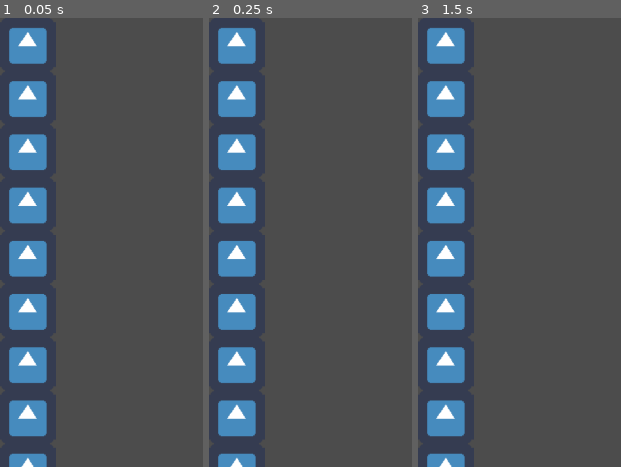
Above: before the commit, frames 1-3 (left to right).
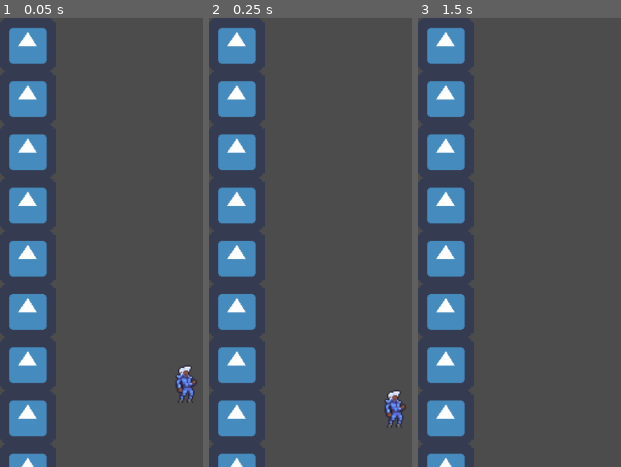
Above: after the commit, the same moments.

Repository: AspireToDev/Final-Project-Game-Jam
Game: Godot game, scene res://Game.tscn
Same seed, same stepped clock (60 frames per second), same inputs: the game is played once before the commit and once after it. The engine's default icon, where the game draws it, is replaced by a stand-in: a white triangle on a blue panel in a dark square.
Inputs:
- Up to frame 1 (0.05 s): no input
- Up to frame 2 (0.25 s): no input
- Up to frame 3 (1.5 s): hold D (right) from 0.53 s (still down); tap Space (jump) at 0.77 s; tap Enter at 1.25 s

The runs differ from the first frame. In frame 1, 0.5% of the frame differs, in the area x 86-98%, y 77-86%; in frame 2, 0.5%, in the area x 86-98%, y 82-92%; in frame 3, nothing differs.

Commit message:
Update Game.tscn

Diff:
--- a/Project/Game.tscn
+++ b/Project/Game.tscn
@@ -30,7 +30,7 @@
 [node name="Game" type="Node2D"]
 
 [node name="Player" type="KinematicBody2D" parent="."]
-position = Vector2( 254, 1352 )
+position = Vector2( 446, 876 )
 script = ExtResource( 2 )
 __meta__ = {
 "_edit_group_": true
